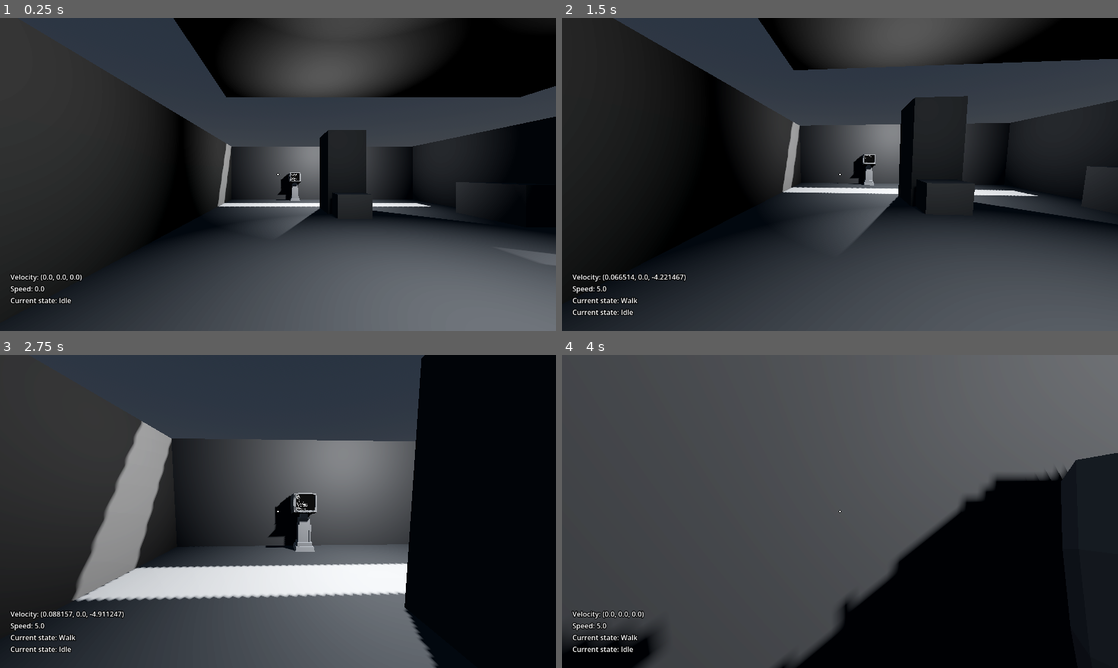
Above: before the commit, frames 1-4 (two rows, left to right).
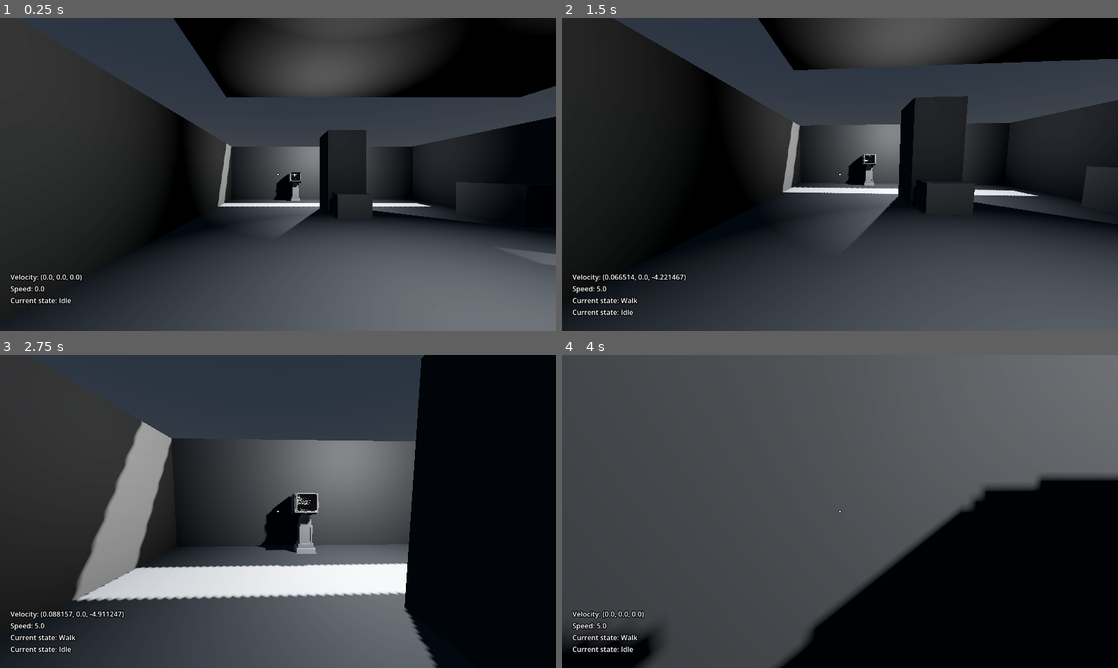
Above: after the commit, the same moments.

Repository: Kerbx/godoband-game
Game: Godot game, scene res://scenes/player_in_base/test_world.tscn
Same seed, same stepped clock (60 frames per second), same inputs: the game is played once before the commit and once after it. The project has no main scene, so this scene is started directly.
Inputs (mouse positions are in pixels of both pictures, inside the frame that each line leads up to):
- Up to frame 1 (0.25 s): no input
- Up to frame 2 (1.5 s): tap Enter at 0.5, 1.35 s; move the mouse to (867, 174) at 0.52 s; hold W (move_forward) from 0.53 s (still down); tap Backspace at 0.6 s; click (867, 174) at 0.67 s; move the mouse to (812, 174) at 1.27 s; click (812, 174) at 1.42 s
- Up to frame 3 (2.75 s): keep holding W (move_forward); move the mouse to (289, 505) at 2.02 s; tap Backspace at 2.1 s; click (289, 505) at 2.17 s
- Up to frame 4 (4 s): keep holding W (move_forward); move the mouse to (834, 517) at 2.77 s; tap Enter at 2.85 s; click (834, 517) at 2.92 s; move the mouse to (878, 514) at 3.52 s; tap Backspace at 3.6 s; click (878, 514) at 3.67 s

The runs differ from the first frame. In frame 1, 0.1% of the frame differs, in the area x 49-55%, y 49-59%; in frame 2, 0.1%; in frame 3, 0.6%; in frame 4, 5.9%, in the area x 40-100%, y 31-100%.

Commit message:
Add camera animation and terminal marker
Introduce a CameraAnimation script to animate camera transitions (tweening global_transform and FOV) and enable focusing on the terminal. Terminal scene updated to reference the new script and add a camera_placement Marker3D with transform and script attached. Adjusted terminal instance transforms in terminal.tscn and player_in_base/test_world.tscn to match the new placement. Added the script file and its UID resource.

Diff:
--- a/scenes/player_in_base/test_world.tscn
+++ b/scenes/player_in_base/test_world.tscn
@@ -115,7 +115,7 @@
 omni_range = 8.587352
 
 [node name="Terminal" parent="." unique_id=2050385956 instance=ExtResource("2_qnwd6")]
-transform = Transform3D(1, 0, 0, 0, 1, 0, 0, 0, 1, 1.2094674, -1.6610594, -15.809924)
+transform = Transform3D(1, 0, 0, 0, 1, 0, 0, 0, 1, 1.2094674, 0.038940668, -14.109924)
 
 [node name="shredder_tier1" parent="." unique_id=1042572349 instance=ExtResource("3_jcwyk")]
 transform = Transform3D(1, 0, 0, 0, 1, 0, 0, 0, 1, 7.359777, -0.008289099, 1.8823547)
--- a/scenes/terminal/terminal.tscn
+++ b/scenes/terminal/terminal.tscn
@@ -8,9 +8,9 @@
 [ext_resource type="PackedScene" uid="uid://cavtkjcuul3iy" path="res://assets/props/terminal/terminal.glb" id="3_m4hbx"]
 [ext_resource type="Resource" uid="uid://de7xms2ymahrx" path="res://scripts/base_classes/terminal/commands/r_help_command.tres" id="4_drxfo"]
 [ext_resource type="Resource" uid="uid://cfemyeht61yuf" path="res://scripts/base_classes/terminal/commands/r_login_command.tres" id="5_2jfs2"]
+[ext_resource type="Script" uid="uid://b4rbt2jaeci50" path="res://scripts/base_classes/camera_animation.gd" id="9_drxfo"]
 
 [node name="Terminal" type="Node3D" unique_id=2050385956 node_paths=PackedStringArray("input_thing", "input_label", "log_rich_text_label")]
-transform = Transform3D(1, 0, 0, 0, 1, 0, 0, 0, 1, 0, -1.7, 0)
 script = ExtResource("1_2y7k8")
 input_thing = NodePath("UnhandledKeyboardInput")
 input_label = NodePath("SubViewport/terminal_ui/VBoxContainer/Label")
@@ -32,6 +32,11 @@
 autowrap_mode = 1
 
 [node name="terminal" parent="." unique_id=94069392 instance=ExtResource("3_m4hbx")]
-transform = Transform3D(1, 0, 0, 0, 1, 0, 0, 0, 1, 0, 2.3, 2)
+transform = Transform3D(1, 0, 0, 0, 1, 0, 0, 0, 1, 0, 0.59999996, 0.49999997)
+
+[node name="camera_placement" type="Marker3D" parent="." unique_id=1193700963]
+unique_name_in_owner = true
+transform = Transform3D(1, 0, 0, 0, 0.9848077, 0.17364818, 0, -0.17364818, 0.9848077, 0, 1.8000001, 0.7)
+script = ExtResource("9_drxfo")
 
 [editable path="SubViewport/terminal_ui"]
--- /dev/null
+++ b/scripts/base_classes/camera_animation.gd
@@ -0,0 +1,72 @@
+extends Node
+
+@export var trans_type : Tween.TransitionType = Tween.TRANS_SINE
+@export var ease_type : Tween.EaseType = Tween.EASE_IN_OUT
+
+@export var camera_fov : float = 75.0
+@export var animation_duration : float = 1.0
+
+var animated_camera: Camera3D
+var original_camera: Camera3D
+
+# TEST THING
+#func _ready() -> void:
+	#var c_camera : Camera3D = get_viewport().get_camera_3d()
+	#await get_tree().create_timer(1).timeout
+	#play(false, c_camera)
+	#await get_tree().create_timer(10).timeout
+	#play(true, c_camera)
+
+func play(
+	backwards: bool = false,
+	player_camera: Camera3D = null
+) -> void:
+	var tween: Tween = create_tween()
+
+	if not backwards:
+		original_camera = player_camera
+
+		animated_camera = Camera3D.new()
+		add_child(animated_camera)
+
+		animated_camera.global_transform = original_camera.global_transform
+		animated_camera.fov = original_camera.fov
+		animated_camera.make_current()
+
+		tween.tween_property(
+			animated_camera,
+			"global_transform",
+			self.global_transform,
+			animation_duration
+		).set_trans(trans_type).set_ease(ease_type)
+
+		tween.parallel().tween_property(
+			animated_camera,
+			"fov",
+			camera_fov,
+			animation_duration
+		).set_trans(trans_type).set_ease(ease_type)
+
+	else:
+		if animated_camera == null:
+			return
+
+		tween.tween_property(
+			animated_camera,
+			"global_transform",
+			original_camera.global_transform,
+			animation_duration
+		).set_trans(trans_type).set_ease(ease_type)
+
+		tween.parallel().tween_property(
+			animated_camera,
+			"fov",
+			original_camera.fov,
+			animation_duration
+		).set_trans(trans_type).set_ease(ease_type)
+
+		await tween.finished
+
+		original_camera.make_current()
+		animated_camera.queue_free()
+		animated_camera = null
Not shown, added: scripts/base_classes/camera_animation.gd.uid
